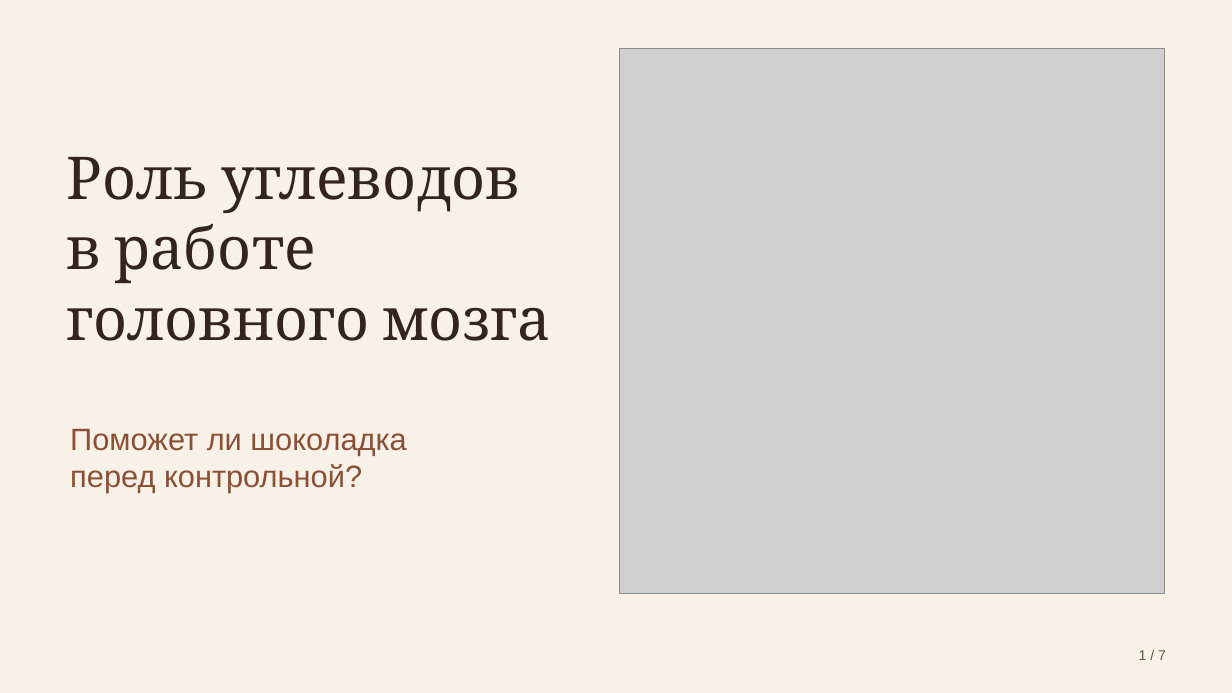
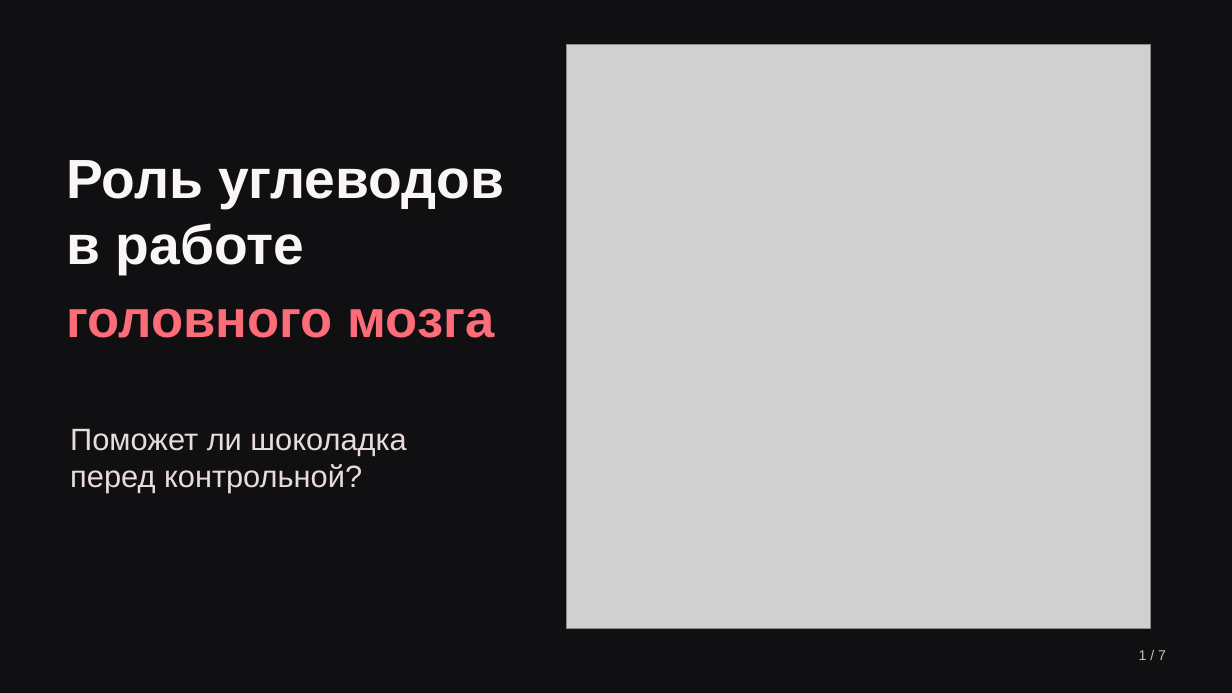
Before and after one commit to vetementaI/presentations, a slide deck: slide 1 of Углеводы и мозг.pptx. Drawn at 1232x693 pixels with LibreOffice and Linux fonts; fonts in the diff are those of the drawing; grey boxes stand for pictures. Boxes give left, top, right and bottom in pixels: in the first picture for what was removed or moved away, otherwise in the second. Text is boxed around its words. In the diff, an @@ line names an element or a change of style, - is before the commit and + after.

```diff
--- a/Углеводы и мозг.pptx
+++ b/Углеводы и мозг.pptx
@@ background #F8F1E7 to #100F11 @@
@@ picture: place and size @@
-picture at bbox=[619, 48, 1165, 593]
+picture at bbox=[567, 44, 1151, 628]
@@ text "Роль углеводов" at bbox=[66, 160, 504, 275]: size 46 to 43 pt, font Cambria to Arial, text colour #31251E to #FAF6F7, bold on @@
@@ text added at bbox=[66, 308, 495, 338], 41 pt, text #FF6C79, bold @@
+головного мозга
@@ text at bbox=[67, 307, 551, 341]: paragraph removed @@
-головного мозга
@@ text "Поможет ли шоколадка" at bbox=[70, 428, 406, 492]: text colour #8B5136 to #E8DBDF @@
@@ text "1 / 7" at bbox=[1139, 650, 1166, 660]: text colour #6E5647 to #CDBBC1 @@
```
Also in this commit, not shown: 6 other slides changed, 2 other files.
